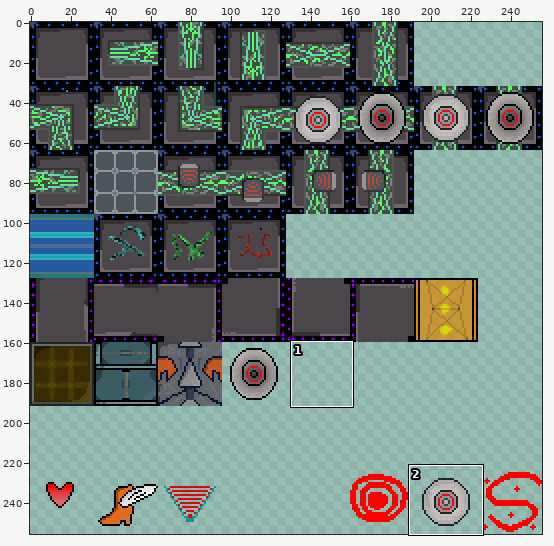
Sprite sheet: res/TestTilesheet.png. Above: a wide view before the commit, with the close-up outlined.
Close-up. The starting point:
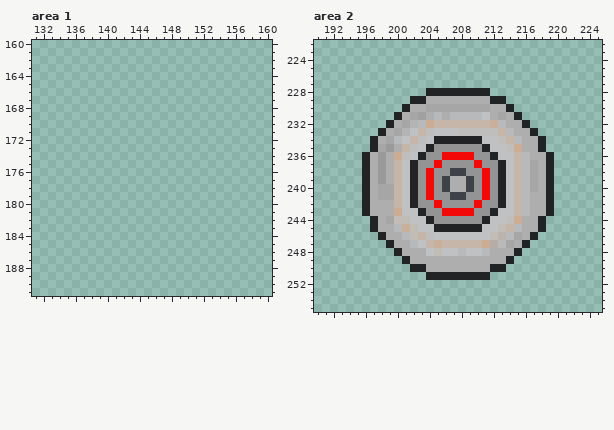
The file is 256x256 pixels. Pixels under 10% opacity are left out. Colours within 5 levels of each other are drawn and written as one. Shown: area 1: x 131..160, y 160..191; area 2: x 190..225, y 222..255.
The same view after the edit:
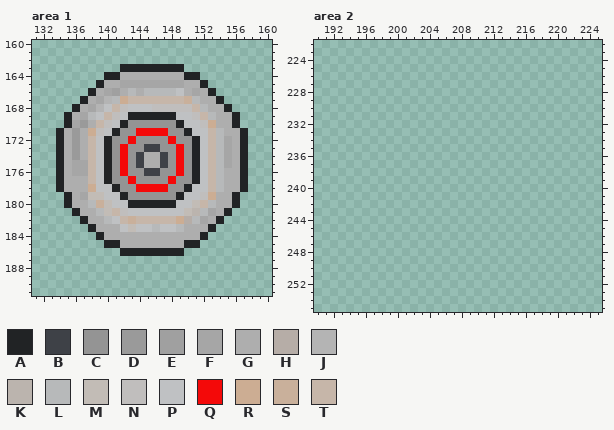
Palette (. is transparent): A #212325  B #3e4147  C #949494  D #9a9a9a  E #a0a0a0  F #a6a6a6  G #aeaeae  H #b6ada7  J #b4b4b4  K #bbb4ae  L #b7b9ba  M #c2bcb6  N #c0bebd  P #bfc1c3  Q #f40909  R #ccad93  S #c9b09b  T #c6b6a9
What changed:
{"where": "area 1"}
{"y":163,"x":142,"old":"........","new":"AAAAAAAA"}
{"y":164,"x":140,"old":"............","new":"AAGGGGGGGGAA"}
{"y":165,"x":139,"old":"..............","new":"AGGFFFFFFFFGGA"}
{"y":166,"x":138,"old":"................","new":"AGFEGLGLLLLPGFGA"}
{"y":167,"x":137,"old":"..................","new":"AGFJLRTTTTTTTSLGGA"}
{"y":168,"x":136,"old":"....................","new":"AGFJPTNPPPNNNNNTLGGA"}
{"y":169,"x":135,"old":"......................","new":"AGFLPTNPAAAAAAPPNTLGGA"}
{"y":170,"x":135,"old":"......................","new":"AFDGTNPACCCCCCAPPNRGGA"}
{"y":171,"x":134,"old":"........................","new":"AGDGRNPACCQQQQCCAPPTLGGA"}
{"y":172,"x":134,"old":"........................","new":"AGDGTPACCQCCCCQCCAPTLFGA"}
{"y":173,"x":134,"old":"........................","new":"AGDGTPACQCCBBCCQCAPTLFGA"}
{"y":174,"x":134,"old":"........................","new":"AGDGTPACQCBGGBCQCAPTLFGA"}
{"y":175,"x":134,"old":"........................","new":"AGFFTPACQCBGGBCQCAPTLFGA"}
{"y":176,"x":134,"old":"........................","new":"AGFFTPACQCCBBCCQCAPTLGGA"}
{"y":177,"x":134,"old":"........................","new":"AGGGTPACCQCCCCQCCAPTLGGA"}
{"y":178,"x":134,"old":"........................","new":"AGGGRPPACCQQQQCCAPPTLGGA"}
{"y":179,"x":135,"old":"......................","new":"AGFMMPPACCCCCCAPPNRGGA"}
{"y":180,"x":135,"old":"......................","new":"AGGLSMPPAAAAAAPPMTLGGA"}
{"y":181,"x":136,"old":"....................","new":"AGGLMTNPPPPPPPMKLFGA"}
{"y":182,"x":137,"old":"..................","new":"AGGLPTSTTTTTRHLFGA"}
{"y":183,"x":138,"old":"................","new":"AGGGPMPPLPPLGGGA"}
{"y":184,"x":139,"old":"..............","new":"AGGGGGGGGGGGGA"}
{"y":185,"x":140,"old":"............","new":"AAGGGGGGGGAA"}
{"y":186,"x":142,"old":"........","new":"AAAAAAAA"}
{"where": "area 2"}
{"y":228,"x":204,"old":"AAAAAAAA","new":"........"}
{"y":229,"x":202,"old":"AAGGGGGGGGAA","new":"............"}
{"y":230,"x":201,"old":"AGGFFFFFFFFGGA","new":".............."}
{"y":231,"x":200,"old":"AGFEGLGLLLLPGFGA","new":"................"}
{"y":232,"x":199,"old":"AGFJLRTTTTTTTSLGGA","new":".................."}
{"y":233,"x":198,"old":"AGFJPTNPPPNNNNNTLGGA","new":"...................."}
{"y":234,"x":197,"old":"AGFLPTNPAAAAAAPPNTLGGA","new":"......................"}
{"y":235,"x":197,"old":"AFDGTNPACCCCCCAPPNRGGA","new":"......................"}
{"y":236,"x":196,"old":"AGDGRNPACCQQQQCCAPPTLGGA","new":"........................"}
{"y":237,"x":196,"old":"AGDGTPACCQCCCCQCCAPTLFGA","new":"........................"}
{"y":238,"x":196,"old":"AGDGTPACQCCBBCCQCAPTLFGA","new":"........................"}
{"y":239,"x":196,"old":"AGDGTPACQCBGGBCQCAPTLFGA","new":"........................"}
{"y":240,"x":196,"old":"AGFFTPACQCBGGBCQCAPTLFGA","new":"........................"}
{"y":241,"x":196,"old":"AGFFTPACQCCBBCCQCAPTLGGA","new":"........................"}
{"y":242,"x":196,"old":"AGGGTPACCQCCCCQCCAPTLGGA","new":"........................"}
{"y":243,"x":196,"old":"AGGGRPPACCQQQQCCAPPTLGGA","new":"........................"}
{"y":244,"x":197,"old":"AGFMMPPACCCCCCAPPNRGGA","new":"......................"}
{"y":245,"x":197,"old":"AGGLSMPPAAAAAAPPMTLGGA","new":"......................"}
{"y":246,"x":198,"old":"AGGLMTNPPPPPPPMKLFGA","new":"...................."}
{"y":247,"x":199,"old":"AGGLPTSTTTTTRHLFGA","new":".................."}
{"y":248,"x":200,"old":"AGGGPMPPLPPLGGGA","new":"................"}
{"y":249,"x":201,"old":"AGGGGGGGGGGGGA","new":".............."}
{"y":250,"x":202,"old":"AAGGGGGGGGAA","new":"............"}
{"y":251,"x":204,"old":"AAAAAAAA","new":"........"}
